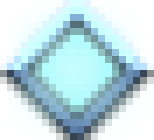
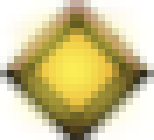
Layer changes from the first (154, 140) image to the second:
hid "Layer 14" over (0, 0, 154, 140)
added layer "Layer 31" above "Layer 17" over (0, 0, 154, 140)
hid "Layer 28" over (0, 0, 154, 140)
added layer "Layer 30" (overlay) above "Layer 1" over (0, 0, 154, 140)
added layer "Layer 29" above "ge" over (7, 0, 154, 140)
